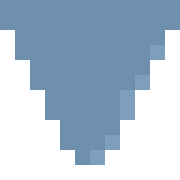
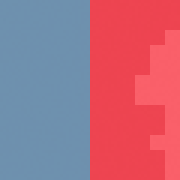
Comparing the layer stacks of the two 180px x 180px images. Changes:
added layer "Layer 11" above "Layer 10" over [0, 0, 180, 180]
hid "Layer 6" over [0, 0, 180, 165]
